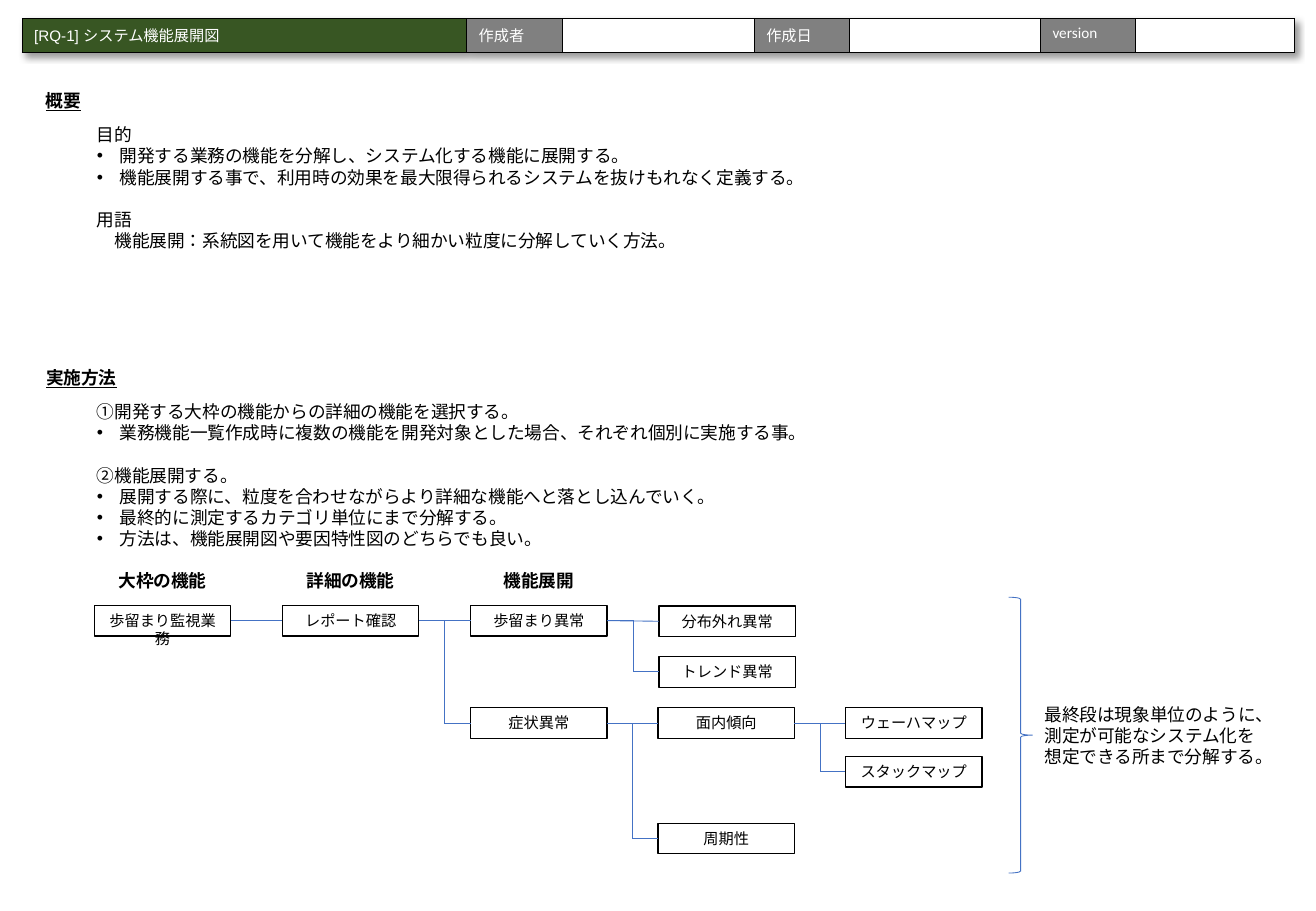
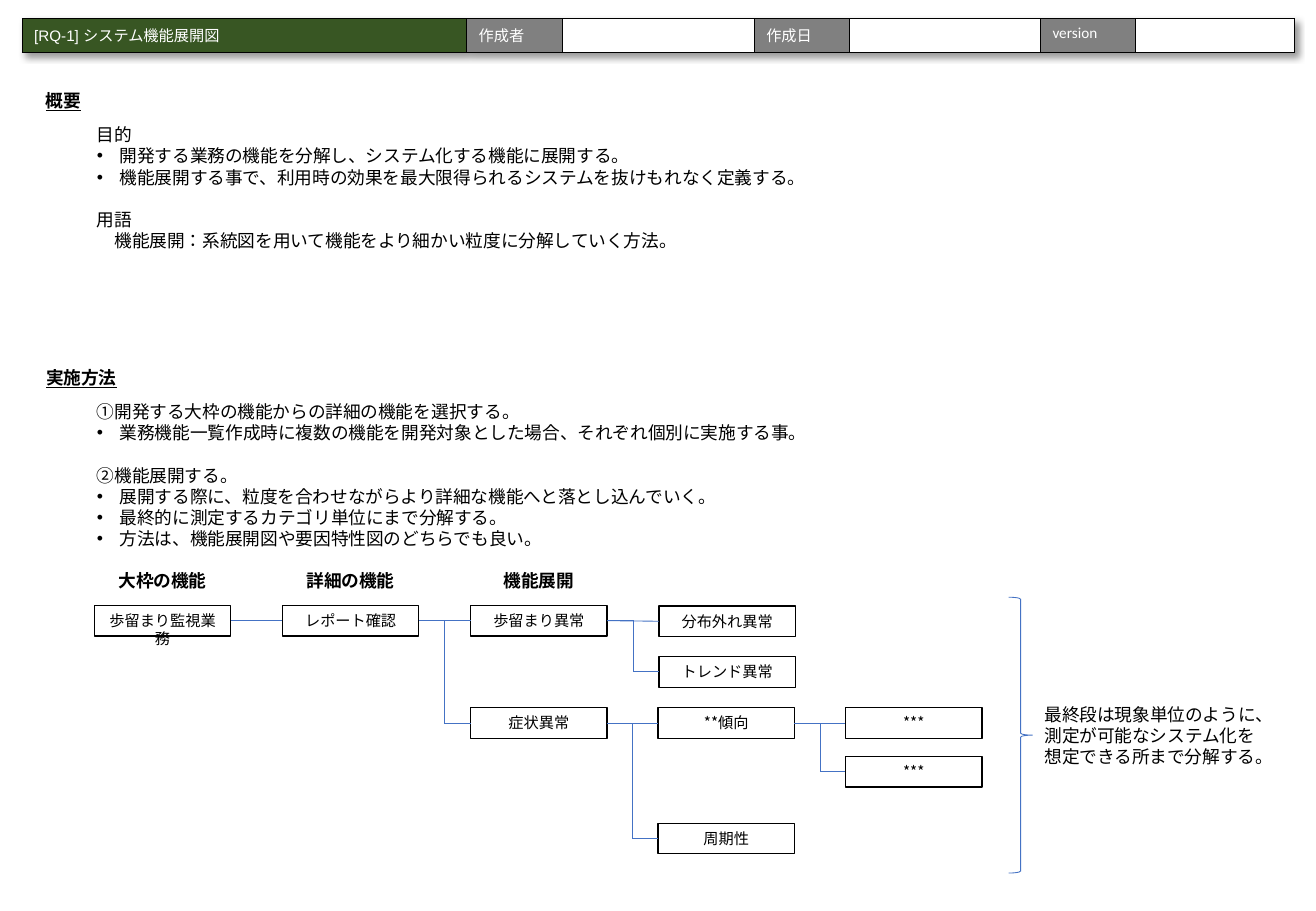
Before and after one commit to urayukitaka/Dev_process_paper, a slide deck: slide 16 of AI_sysytem_dev_process_study.pptx (slide 15 before the commit). Drawn at 1316x911 pixels with LibreOffice and Linux fonts; fonts in the diff are those of the drawing. Boxes give left, top, right and bottom in pixels: in the first picture for what was removed or moved away, otherwise in the second. Text is boxed around its words. In the diff, an @@ line names an element or a change of style, - is before the commit and + after.

```diff
--- a/AI_sysytem_dev_process_study.pptx
+++ b/AI_sysytem_dev_process_study.pptx
@@ text in rectangle at [704, 715, 749, 730]: text changed @@
-面内傾向
+**傾向
@@ text in rectangle at [861, 715, 967, 729]: text changed @@
-ウェーハマップ
+***
@@ text in rectangle at [861, 764, 967, 778]: text changed @@
-スタックマップ
+***
```
Also in this commit, not shown: 8 other slides changed, 4 slides added, 2 slides removed.
